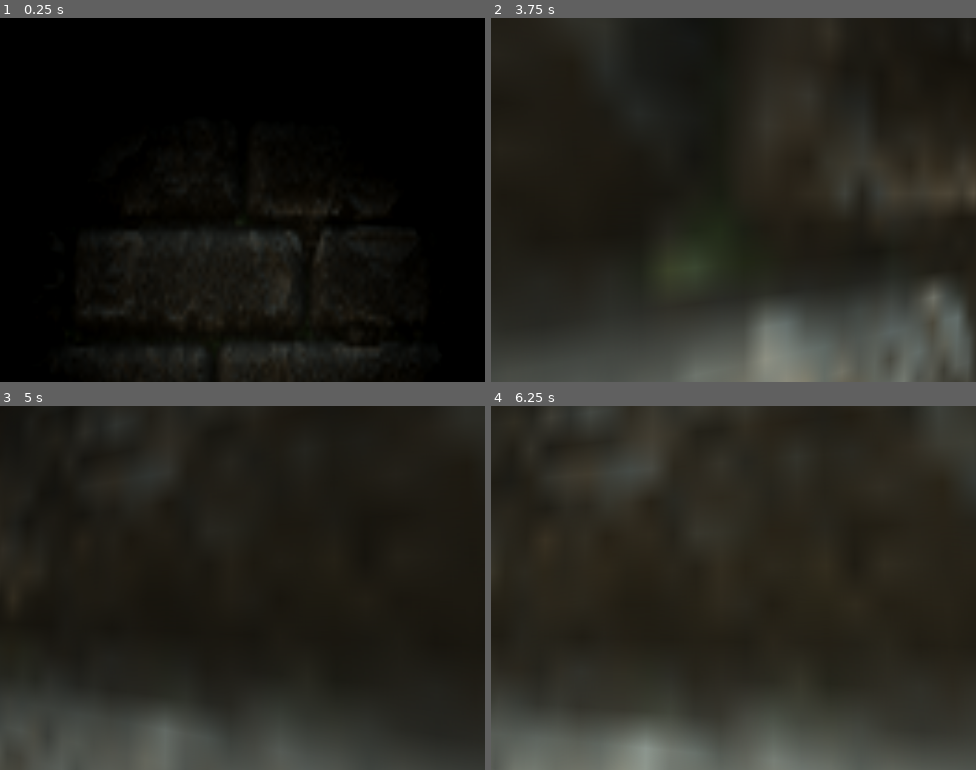
Above: before the commit, frames 1-4 (two rows, left to right).
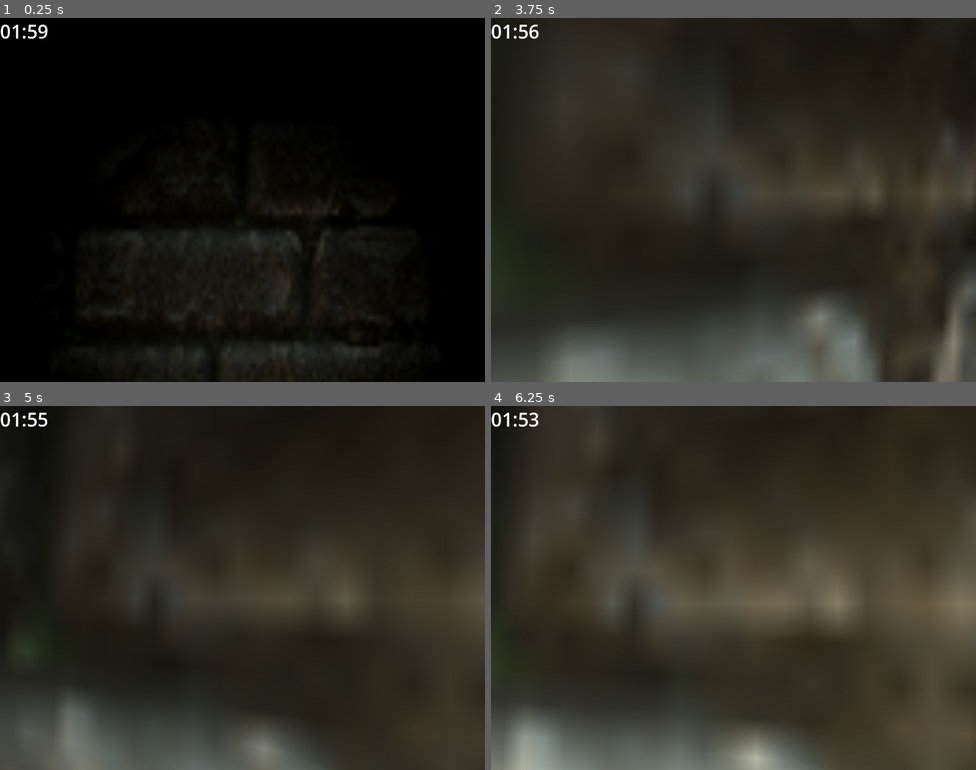
Above: after the commit, the same moments.

Repository: toot-a-loot/UP-GameJam
Game: Godot game, scene res://ingame.tscn
The game is run twice, just before and just after one commit, with the same random seed, the same clock (stepped at 60 frames per second) and the same inputs.
Inputs (mouse positions are in pixels of both pictures, inside the frame that each line leads up to):
- Up to frame 1 (0.25 s): no input
- Up to frame 2 (3.75 s): tap Enter at 0.5, 2.75, 2.85 s; move the mouse to (757, 200) at 0.52 s; hold Shift (run, bound only after the commit) 0.53-1.28 s; hold W (move_up) from 0.53 s (still down); move the mouse to (709, 200) at 1.27 s; tap Space (cover_eyes) at 1.35, 2, 3.5 s; tap Shift (run, bound only after the commit) at 1.55, 3.05 s; move the mouse to (743, 192) at 2.02 s; hold Shift (run, bound only after the commit) 2.03-2.78 s; move the mouse to (728, 207) at 2.77 s; move the mouse to (767, 203) at 3.52 s; hold Shift (run, bound only after the commit) from 3.53 s (still down); tap F at 3.6 s
- Up to frame 3 (5 s): keep holding W (move_up); move the mouse to (203, 584) at 4.27 s; release Shift (run, bound only after the commit) at 4.28 s; tap Shift (run, bound only after the commit) at 4.35 s
- Up to frame 4 (6.25 s): move the mouse to (738, 588) at 5.02 s; hold Shift (run, bound only after the commit) 5.03-5.78 s; tap Space (cover_eyes) at 5.1 s; tap Enter at 5.75 s; move the mouse to (714, 580) at 5.77 s; release W (move_up) at 5.78 s; hold D (move_right) from 5.78 s (still down); tap Shift (run, bound only after the commit) at 5.85 s

The runs differ from the first frame. In frame 1, 0.2% of the frame differs, in the area x 0-10%, y 1-6%; in frame 2, 14%; in frame 3, 18%; in frame 4, 33%, in the area x 0-100%, y 0-100%.

Commit message:
added running and timer features

Diff:
--- a/entities/player/player.gd
+++ b/entities/player/player.gd
@@ -1,17 +1,24 @@
 extends CharacterBody3D
 
 # Settings
-@export var speed = 8.0
+@export var run_speed = 15.0
+@export var walk_speed = 8.0
 @export var gravity = 9.8
 
 # --- NEW: Mouse Sensitivity Setting ---
 @export var mouse_sensitivity = 0.003
+
+# Timer Settings
+@export var level_time_limit = 120.0
+var time_left = 0.0
+var is_game_active = true
 
 # Nodes
 @onready var head = $Head
 @onready var camera = $Head/Camera3D
 @onready var flashlight = $Head/OmniLight3D
 @onready var blindfold = $CanvasLayer/ColorRect
+@onready var timer_label = $CanvasLayer/TimerLabel
 
 # STATE VARIABLE
 # false = Sight Mode (Can see, can't move)
@@ -24,6 +31,8 @@
 
 	#ayaw ni e check gang kay maguba jud, matic lng e register ang player
 	EnemyManager.register_player(self)
+
+	time_left = level_time_limit
 
 # --- NEW: Input Function for Mouse Look ---
 func _input(event):
@@ -42,6 +51,20 @@
 	if not is_on_floor():
 		velocity.y -= gravity * delta
 
+	if is_game_active:
+		time_left -= delta
+
+		# Time format
+		var minutes = floor(time_left / 60)
+		var seconds = int(time_left) % 60
+		timer_label.text = "%02d:%02d" % [minutes, seconds]
+
+		if time_left <= 0:
+			time_left = 0
+			timer_label.text = "00:00"
+			#function here for game_over
+			game_over()
+
 	# --- 1. THE SWITCH (Toggle Mode) ---
 	if Input.is_action_just_pressed("cover_eyes"):
 		is_covering_eyes = !is_covering_eyes
@@ -51,16 +74,20 @@
 		# MODE: MOVING (Hands over eyes)
 		set_state_moving()
 
+		var current_speed = walk_speed
+		if Input.is_action_pressed("run"):
+			current_speed = run_speed
+
 		# Allow Movement logic
 		var input_dir = Input.get_vector("move_left", "move_right", "move_up", "move_down")
 		if input_dir != Vector2.ZERO:
 			# Note: transform.basis is now updated by our mouse rotation!
 			var direction = (transform.basis * Vector3(input_dir.x, 0, input_dir.y)).normalized()
-			velocity.x = direction.x * speed
-			velocity.z = direction.z * speed
+			velocity.x = direction.x * current_speed
+			velocity.z = direction.z * current_speed
 		else:
-			velocity.x = move_toward(velocity.x, 0, speed)
-			velocity.z = move_toward(velocity.z, 0, speed)
+			velocity.x = move_toward(velocity.x, 0, current_speed)
+			velocity.z = move_toward(velocity.z, 0, current_speed)
 
 	else:
 		# MODE: SIGHT (Hands over ears)
@@ -85,3 +112,9 @@
 	blindfold.visible = false
 	blindfold.color.a = 0.0
 	flashlight.visible = true
+
+func game_over():
+	# Placeholder for what happens when time runs out
+	print("GAME OVER - TIME IS UP")
+	is_game_active = false
+	# You can add logic here later to reload the scene
--- a/entities/player/player.tscn
+++ b/entities/player/player.tscn
@@ -1,10 +1,13 @@
-[gd_scene load_steps=4 format=3 uid="uid://dfc8gqtn7kvte"]
+[gd_scene load_steps=5 format=3 uid="uid://dfc8gqtn7kvte"]
 
 [ext_resource type="Script" uid="uid://baa7flndik5iy" path="res://entities/player/player.gd" id="1_abrql"]
 
 [sub_resource type="CapsuleShape3D" id="CapsuleShape3D_symyc"]
 
 [sub_resource type="CapsuleMesh" id="CapsuleMesh_abrql"]
+
+[sub_resource type="LabelSettings" id="LabelSettings_symyc"]
+font_size = 50
 
 [node name="Player" type="CharacterBody3D"]
 collision_layer = 2
@@ -29,6 +32,12 @@
 size_flags_vertical = 3
 color = Color(0, 0, 0, 1)
 
+[node name="TimerLabel" type="Label" parent="CanvasLayer"]
+offset_right = 40.0
+offset_bottom = 23.0
+label_settings = SubResource("LabelSettings_symyc")
+horizontal_alignment = 1
+
 [node name="Head" type="Node3D" parent="."]
 transform = Transform3D(1, 0, 0, 0, 1, 0, 0, 0, 1, 0, 1.7, 0)
 
--- a/project.godot
+++ b/project.godot
@@ -51,3 +51,8 @@
 "events": [Object(InputEventKey,"resource_local_to_scene":false,"resource_name":"","device":-1,"window_id":0,"alt_press …(192 unchanged characters)…
 ]
 }
+run={
+"deadzone": 0.2,
+"events": [Object(InputEventKey,"resource_local_to_scene":false,"resource_name":"","device":-1,"window_id":0,"alt_pressed":false,"shift_pressed":false,"ctrl_pressed":false,"meta_pressed":false,"pressed":false,"keycode":0,"physical_keycode":4194325,"key_label":0,"unicode":0,"location":0,"echo":false,"script":null)
+]
+}
